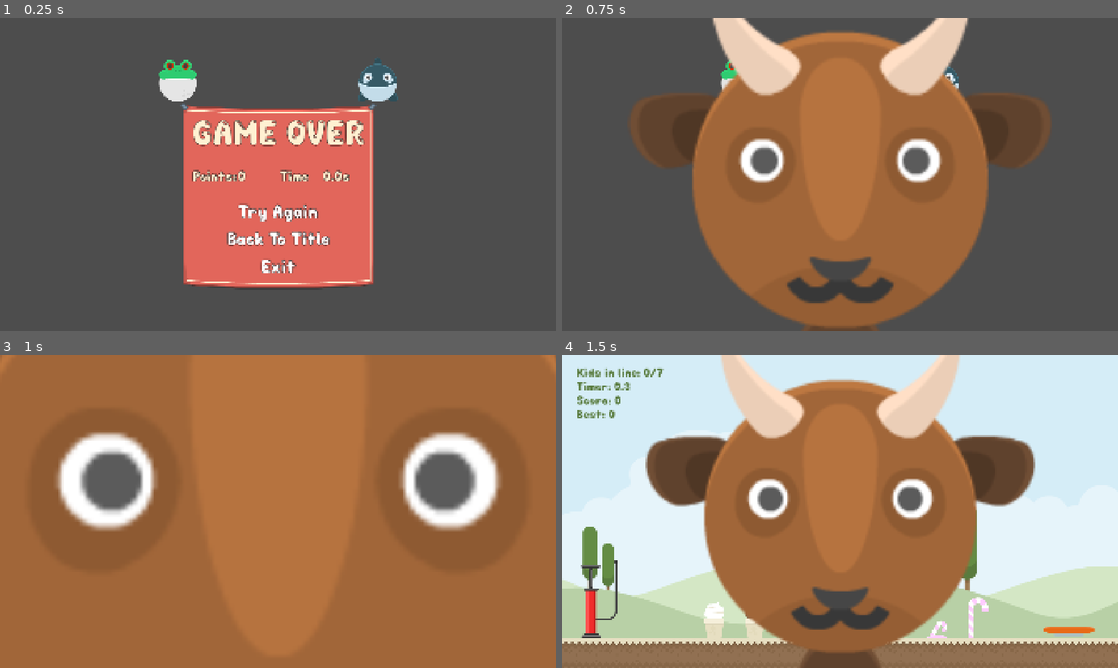
Above: before the commit, frames 1-4 (two rows, left to right).
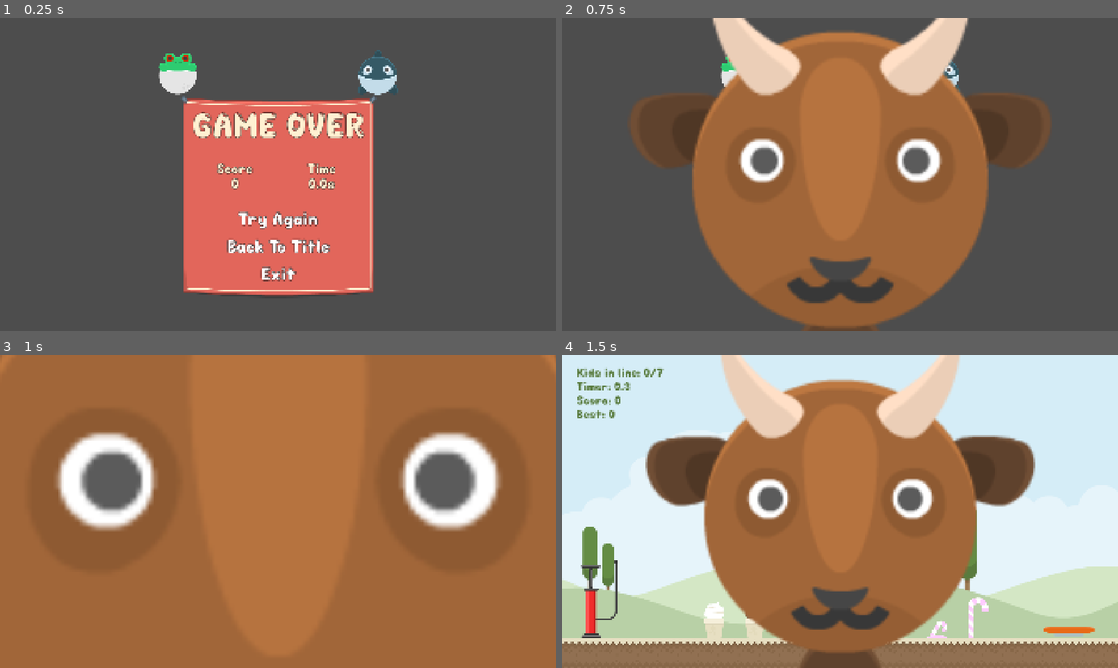
Above: after the commit, the same moments.

Repository: lazaromenezes/zen-jam-10
Game: Godot game, scene res://src/objects/floating_board/floating_board.tscn
Same seed, same stepped clock (60 frames per second), same inputs: the game is played once before the commit and once after it. This scene is started directly instead of the project's main scene.
Inputs:
- Up to frame 1 (0.25 s): no input
- Up to frame 2 (0.75 s): click "Try Again" at 0.5 s
- Up to frame 3 (1 s): no input
- Up to frame 4 (1.5 s): tap Enter (ui_accept) at 1.25 s

The runs differ from the first frame. In frame 1, 8.4% of the frame differs, in the area x 28-72%, y 10-89%; in frame 2, 0.3%; in frame 3, nothing differs; in frame 4, nothing differs.

Commit message:
Adjust game over popup layout

Diff:
--- a/src/objects/floating_board/floating_board.tscn
+++ b/src/objects/floating_board/floating_board.tscn
@@ -113,33 +113,47 @@
 layout_mode = 2
 size_flags_vertical = 3
 
-[node name="Label" type="Label" parent="VBoxContainer/BoardContent/MarginContainer/DisplayContent/VBoxContainer/HBoxContainer"]
-layout_mode = 2
-size_flags_horizontal = 3
-theme_type_variation = &"GameOverLabel"
-theme_override_font_sizes/font_size = 48
-text = "Points:"
-
-[node name="Score" type="Label" parent="VBoxContainer/BoardContent/MarginContainer/DisplayContent/VBoxContainer/HBoxContainer"]
-unique_name_in_owner = true
-layout_mode = 2
-size_flags_horizontal = 3
-theme_type_variation = &"GameOverLabel"
-theme_override_font_sizes/font_size = 48
-
-[node name="Label3" type="Label" parent="VBoxContainer/BoardContent/MarginContainer/DisplayContent/VBoxContainer/HBoxContainer"]
+[node name="VBoxContainer" type="VBoxContainer" parent="VBoxContainer/BoardContent/MarginContainer/DisplayContent/VBoxContainer/HBoxContainer"]
+layout_mode = 2
+size_flags_horizontal = 3
+
+[node name="Label" type="Label" parent="VBoxContainer/BoardContent/MarginContainer/DisplayContent/VBoxContainer/HBoxContainer/VBoxContainer"]
+layout_mode = 2
+size_flags_horizontal = 3
+theme_type_variation = &"GameOverLabel"
+theme_override_font_sizes/font_size = 48
+text = "Score"
+horizontal_alignment = 1
+
+[node name="Score" type="Label" parent="VBoxContainer/BoardContent/MarginContainer/DisplayContent/VBoxContainer/HBoxContainer/VBoxContainer"]
+unique_name_in_owner = true
+layout_mode = 2
+size_flags_horizontal = 3
+theme_type_variation = &"GameOverLabel"
+theme_override_font_sizes/font_size = 48
+text = "999"
+horizontal_alignment = 1
+
+[node name="VBoxContainer2" type="VBoxContainer" parent="VBoxContainer/BoardContent/MarginContainer/DisplayContent/VBoxContainer/HBoxContainer"]
+layout_mode = 2
+size_flags_horizontal = 3
+
+[node name="Label3" type="Label" parent="VBoxContainer/BoardContent/MarginContainer/DisplayContent/VBoxContainer/HBoxContainer/VBoxContainer2"]
 layout_mode = 2
 size_flags_horizontal = 3
 theme_type_variation = &"GameOverLabel"
 theme_override_font_sizes/font_size = 48
 text = "Time"
-
-[node name="Time" type="Label" parent="VBoxContainer/BoardContent/MarginContainer/DisplayContent/VBoxContainer/HBoxContainer"]
-unique_name_in_owner = true
-layout_mode = 2
-size_flags_horizontal = 3
-theme_type_variation = &"GameOverLabel"
-theme_override_font_sizes/font_size = 48
+horizontal_alignment = 1
+
+[node name="Time" type="Label" parent="VBoxContainer/BoardContent/MarginContainer/DisplayContent/VBoxContainer/HBoxContainer/VBoxContainer2"]
+unique_name_in_owner = true
+layout_mode = 2
+size_flags_horizontal = 3
+theme_type_variation = &"GameOverLabel"
+theme_override_font_sizes/font_size = 48
+text = "99.9"
+horizontal_alignment = 1
 
 [node name="Buttons" type="VBoxContainer" parent="VBoxContainer/BoardContent/MarginContainer/DisplayContent/VBoxContainer"]
 unique_name_in_owner = true
